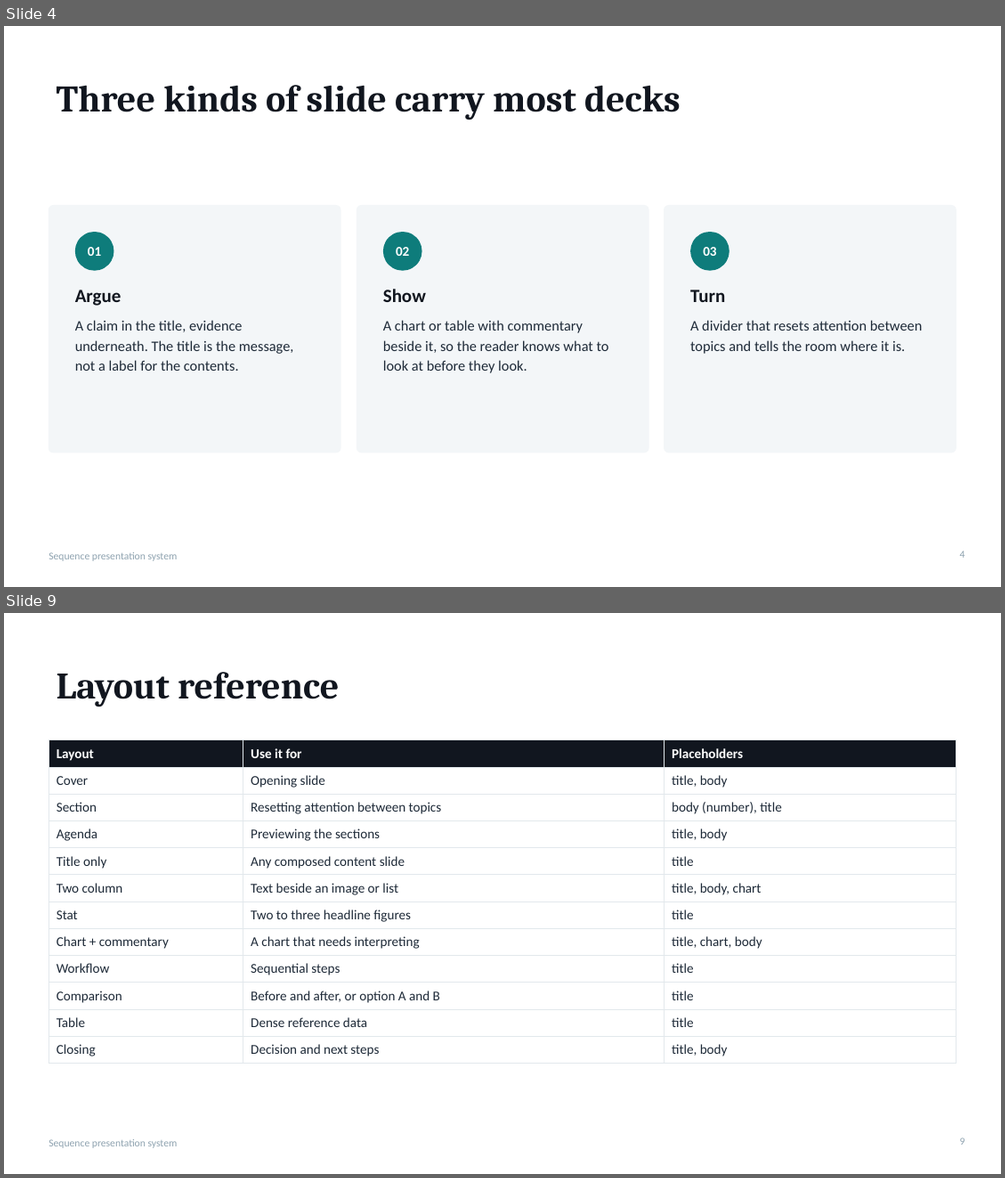
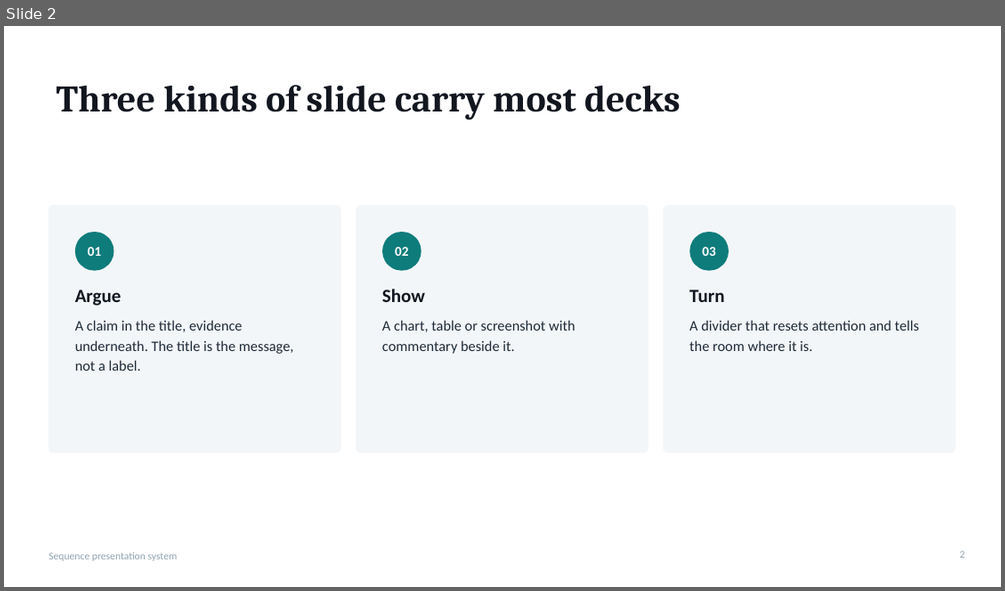
Before and after one commit to Addy2055/sequence-deck-template, a slide deck: Sequence-template.pptx. Shown one above the other, each under a label of ours: slides 4 and 9 before the commit, slide 2 after it; the slides between them are not shown. The pictures are 1005x1178 and 1005x591 pixels, drawn with LibreOffice and Linux fonts; fonts in the diff are those of the drawing. Boxes give left, top, right and bottom in pixels: in the first picture for what was removed or moved away, otherwise in the second. Text is boxed around its words. In the diff, an @@ line names an element or a change of style, - is before the commit and + after.

```diff
--- a/Sequence-template.pptx
+++ b/Sequence-template.pptx
@@ slide 9 removed at (x1=4, y1=613, x2=1001, y2=1174), background #FFFFFF; not listed: 1 template element that a slide beside it also shows @@
@@ title removed at (x1=57, y1=672, x2=339, y2=707) @@
-Layout reference
@@ table removed at (x1=48, y1=740, x2=956, y2=1060), 12 rows, 3 columns @@
-Layout | Use it for | Placeholders
-Cover | Opening slide | title, body
-Section | Resetting attention between topics | body (number), title
-Agenda | Previewing the sections | title, body
-Title only | Any composed content slide | title
-Two column | Text beside an image or list | title, body, chart
-Stat | Two to three headline figures | title
-Chart + commentary | A chart that needs interpreting | title, chart, body
-Workflow | Sequential steps | title
-Comparison | Before and after, or option A and B | title
-Table | Dense reference data | title
-Closing | Decision and next steps | title, body
@@ page number removed at (x1=960, y1=1137, x2=965, y2=1144) @@
-9
@@ what was slide 4 is now slide 2 @@
@@ slide 2 changed as well @@
@@ text at (x1=75, y1=320, x2=294, y2=370): text changed @@
-A claim in the title, evidence underneath. The title is the message, not a label for the contents.
+A claim in the title, evidence underneath. The title is the message, not a label.
@@ text at (x1=382, y1=320, x2=574, y2=354): text changed @@
-A chart or table with commentary beside it, so the reader knows what to look at before they look.
+A chart, table or screenshot with commentary beside it.
@@ text at (x1=689, y1=320, x2=919, y2=351): text changed @@
-A divider that resets attention between topics and tells the room where it is.
+A divider that resets attention and tells the room where it is.
@@ page number at (x1=960, y1=550, x2=965, y2=557): text changed @@
-4
+2
```
Also in this commit, not shown: 3 other slides changed, 1 slide added, 5 other slides removed, 10 other files.
